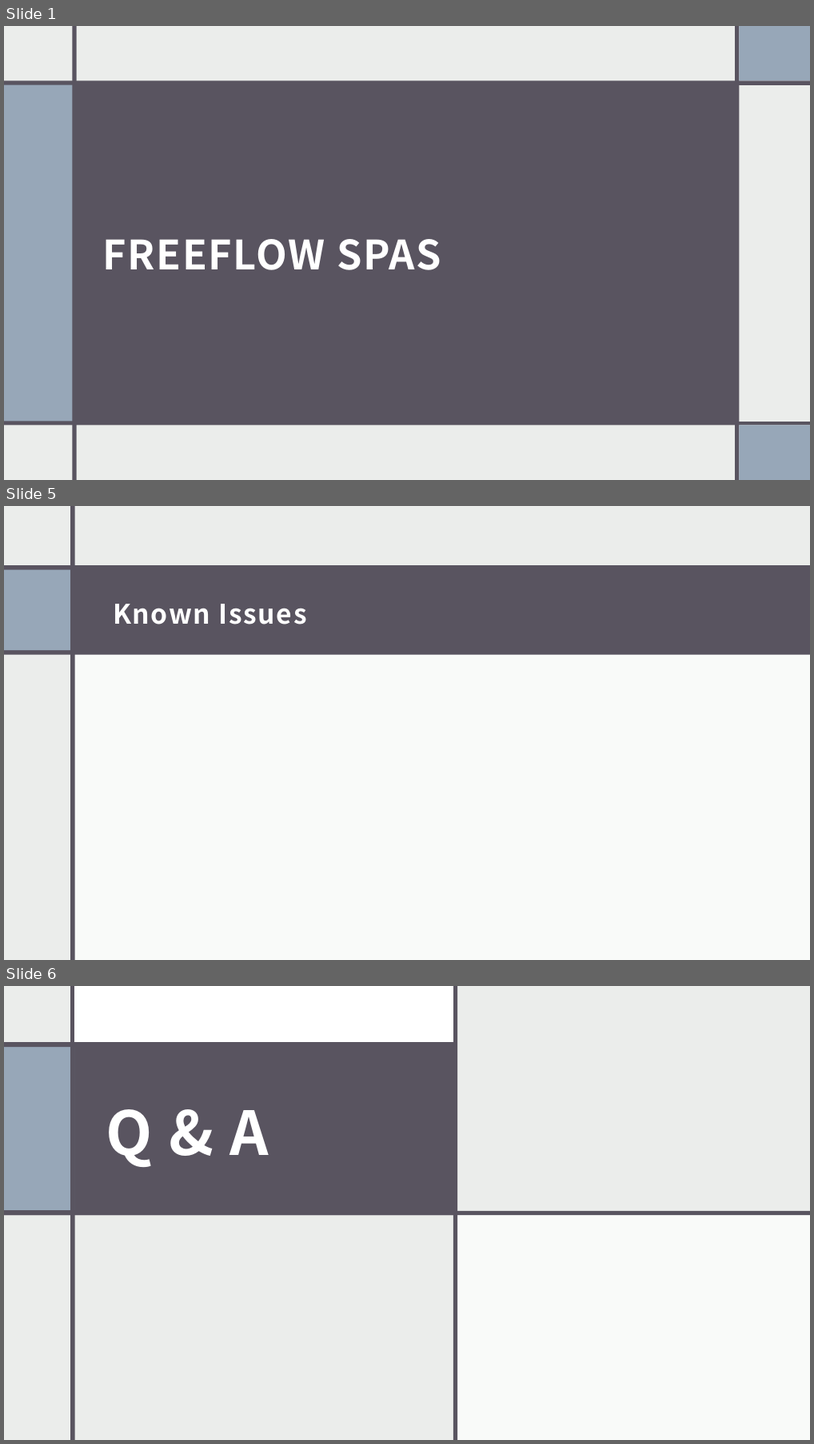
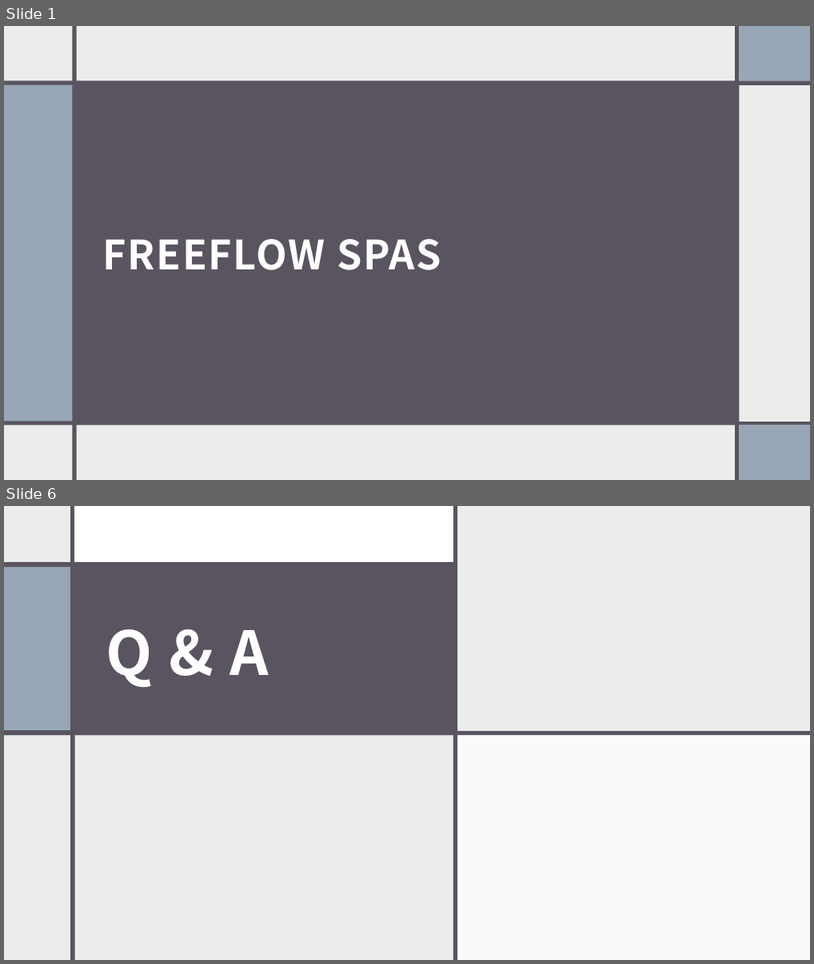
Before and after one commit to davooos/CSCI331-Final-Site, a slide deck: WebDev_Presentation.pptx. Shown one above the other, each under a label of ours: slides 1, 5 and 6 before the commit, slides 1 and 6 after it; the slides between them are not shown. The pictures are 814x1444 and 814x964 pixels, drawn with LibreOffice and Linux fonts; fonts in the diff are those of the drawing. Boxes give left, top, right and bottom in pixels: in the first picture for what was removed or moved away, otherwise in the second. Text is boxed around its words. In the diff, an @@ line names an element or a change of style, - is before the commit and + after.

```diff
--- a/WebDev_Presentation.pptx
+++ b/WebDev_Presentation.pptx
@@ slide 5 removed at (4, 506, 810, 960), background #EBEDEB; not listed: 3 template elements that a slide beside it also shows @@
@@ rectangle removed at (4, 506, 810, 960) @@
@@ rectangle removed at (4, 565, 810, 654) @@
@@ rectangle removed at (4, 569, 70, 650) @@
@@ title removed at (113, 604, 307, 624) @@
-Known Issues
@@ rectangle removed at (73, 647, 810, 960) @@
```
Also in this commit, not shown: 3 slides changed, 1 slide added, 1 other file.
